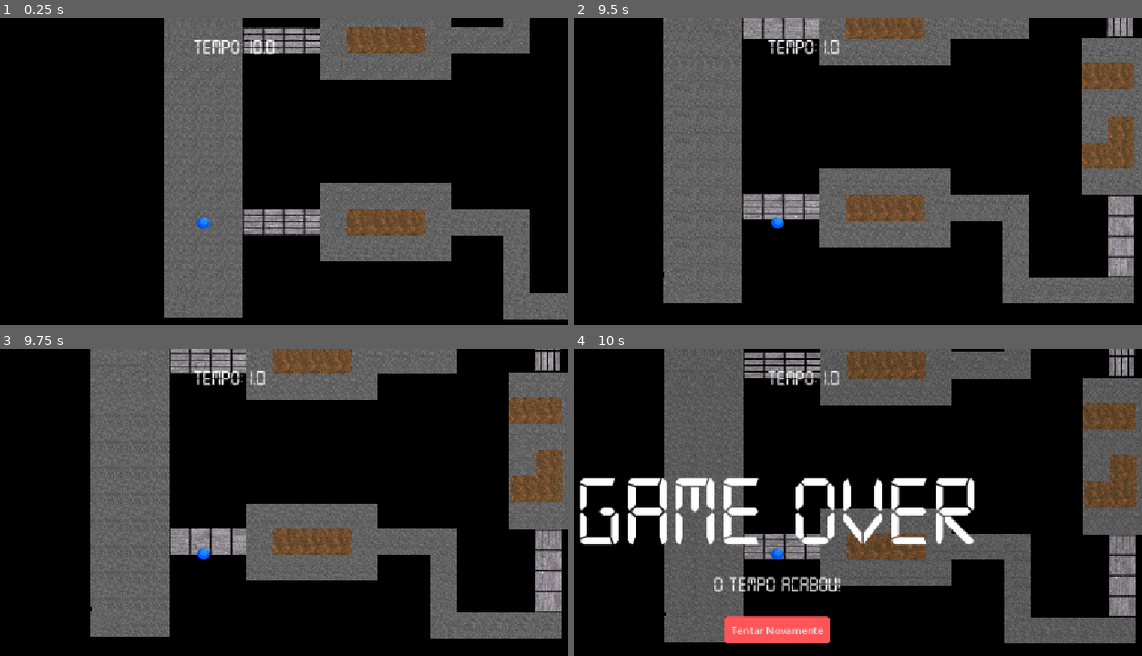
Above: before the commit, frames 1-4 (two rows, left to right).
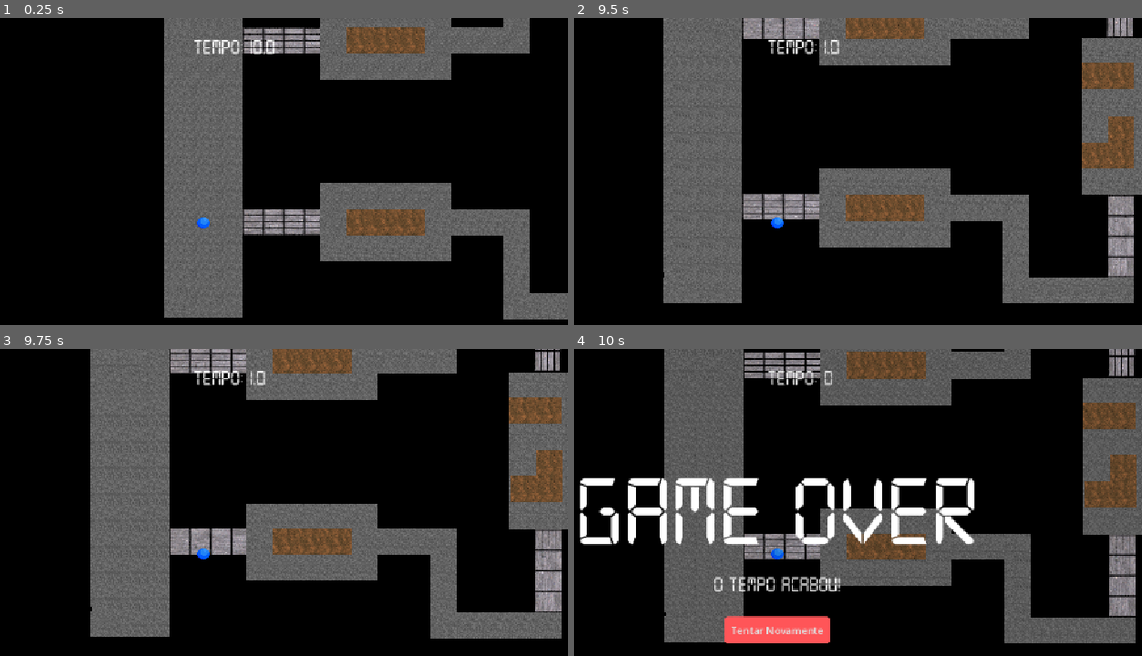
Above: after the commit, the same moments.

Repository: viniciusbaylet/DCC148-DesenvolvimentoJogos
Game: Godot game, scene res://scenes/main.tscn
The game is run twice, just before and just after one commit, with the same random seed, the same clock (stepped at 60 frames per second) and the same inputs. The project has no main scene, so this scene is started directly.
Inputs:
- Up to frame 1 (0.25 s): no input
- Up to frame 2 (9.5 s): tap Enter at 0.5 s; hold D (move_right) 0.53-1.28 s; hold S (move_down) 1.28-2.03 s; hold D (move_right) 2.03-2.78 s; hold W (move_up) 2.78-3.53 s; hold A (move_left) 3.53-5.03 s; hold S (move_down) 5.03-5.78 s; hold D (move_right) 5.78-6.53 s; hold W (move_up) 6.53-7.28 s; hold D (move_right) 7.28-8.03 s; hold S (move_down) 8.03-8.78 s; hold A (move_left) from 8.78 s (still down)
- Up to frame 3 (9.75 s): release A (move_left) at 9.53 s; hold W (move_up) from 9.53 s (still down)
- Up to frame 4 (10 s): keep holding W (move_up)

Frames 1-3 are identical in both runs. In frame 4, less than 0.1% of the frame differs, in the area x 44-47%, y 7-12%.

Commit message:
fix: fix the timer paused

Diff:
--- a/Trabalho1/scenes/game_over.tscn
+++ b/Trabalho1/scenes/game_over.tscn
@@ -5,6 +5,17 @@
 
 [sub_resource type="StyleBoxFlat" id="StyleBoxFlat_nq2bd"]
 bg_color = Color(1, 0.33444092, 0.34475687, 1)
+corner_radius_top_left = 6
+corner_radius_top_right = 6
+corner_radius_bottom_right = 6
+corner_radius_bottom_left = 6
+expand_margin_left = 10.0
+expand_margin_top = 10.0
+expand_margin_right = 10.0
+expand_margin_bottom = 10.0
+
+[sub_resource type="StyleBoxFlat" id="StyleBoxFlat_tbgi4"]
+bg_color = Color(0, 0, 0, 0.47058824)
 corner_radius_top_left = 6
 corner_radius_top_right = 6
 corner_radius_bottom_right = 6
@@ -66,6 +77,7 @@
 size_flags_horizontal = 4
 size_flags_vertical = 4
 theme_override_styles/normal = SubResource("StyleBoxFlat_nq2bd")
+theme_override_styles/pressed = SubResource("StyleBoxFlat_tbgi4")
 theme_override_styles/hover = SubResource("StyleBoxFlat_jyhfs")
 text = "Tentar Novamente"
 
--- a/Trabalho1/scenes/node_2d.tscn
+++ /dev/null
@@ -1,4 +0,0 @@
-[gd_scene format=3 uid="uid://dq7yembnc3y8w"]
-
-[node name="Node2D" type="Node2D" unique_id=658803659]
-position = Vector2(8, 0)
--- a/Trabalho1/scripts/tempo.gd
+++ b/Trabalho1/scripts/tempo.gd
@@ -5,14 +5,18 @@
 
 # Called when the node enters the scene tree for the first time.
 func _ready() -> void:
-	pass # Replace with function body.
+	timer.timeout.connect(_on_timer_timeout)
 
 # Called every frame. 'delta' is the elapsed time since the previous frame.
 func _process(delta: float) -> void:
 	var tempo_restante = ceil(timer.time_left)
-	label_tempo.text = "Tempo: " + str(tempo_restante)
+	if timer.is_stopped() or timer.time_left <= 0:
+		label_tempo.text = "Tempo: 0"
+	else:
+		label_tempo.text = "Tempo: " + str(tempo_restante)
 
 func _on_timer_timeout() -> void:
+	label_tempo.text = "Tempo: 0"
 	var game_over = get_parent().get_node("GameOver")
 	if game_over:
 		game_over.mostrar_game_over("O tempo acabou!")
